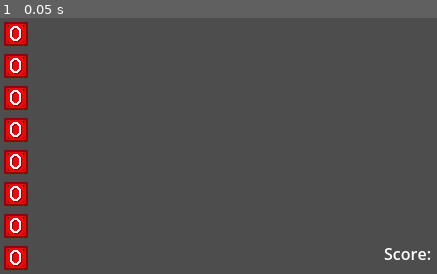
Above: before the commit, frame 1.
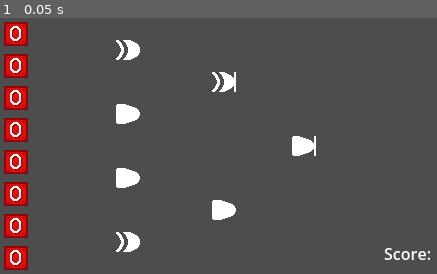
Above: after the commit, the same moment.

Repository: AndrewPartin/1-bit-flip
Game: Godot game, scene res://main.tscn
Same seed, same stepped clock (60 frames per second), same inputs: the game is played once before the commit and once after it.
Inputs:
- Up to frame 1 (0.05 s): no input

The runs differ from the first frame. In frame 1, 2.2% of the frame differs, in the area x 26-73%, y 8-92%.

Commit message:
i makea da gates

Diff:
--- a/buttons.gd
+++ b/buttons.gd
@@ -4,7 +4,6 @@
 # Called when the node enters the scene tree for the first time.
 func _ready() -> void:
 	pass # Replace with function body.
-
 
 # Called every frame. 'delta' is the elapsed time since the previous frame.
 @warning_ignore("unused_parameter")
--- /dev/null
+++ b/gate.gd
@@ -0,0 +1,54 @@
+extends Sprite2D
+
+const TYPES = ["and", "nand", "or", "nor", "xor", "xnor"]
+const TRUE_SHIT = {
+	"and":	[[true, true]],
+	"nand": [[false, false],[true, false],[false, true]],
+	"or":	[[true, false],[false, true],[true, true]],
+	"nor":	[[false, false]],
+	"xor":	[[true, false],[false,true]],
+	"xnor": [[false, false],[true,true]]
+}
+
+@onready var and_gate: Texture2D = load("res://and.png")
+@onready var nand_gate: Texture2D = load("res://nand.png")
+@onready var or_gate: Texture2D = load("res://or.png")
+@onready var nor_gate: Texture2D = load("res://nor.png")
+@onready var xor_gate: Texture2D = load("res://xor.png")
+@onready var xnor_gate: Texture2D = load("res://xnor.png")
+
+@export var type: String
+
+# Called when the node enters the scene tree for the first time.
+func _ready() -> void:
+	new_gate()
+
+# Called every frame. 'delta' is the elapsed time since the previous frame.
+func _process(delta: float) -> void:
+	pass
+	randi() % 3 == 0
+
+func new_gate() -> void:
+	type = TYPES[randi() % TYPES.size()]
+	set("texture", load("res://" + type + ".png"))
+
+func get_inputs(out: bool) -> Array:
+	var somerealrealrealshit: Array = TRUE_SHIT[type]
+	return somerealrealrealshit[randi() % somerealrealrealshit.size()]
+
+func get_output(in1: bool, in2: bool) -> bool:
+	if type == "and":
+		return in1 and in2
+	elif type == "nand":
+		return !(in1 and in2)
+	elif type == "or":
+		return in1 or in2
+	elif type == "nor":
+		return !(in1 or in2)
+	elif type == "xor":
+		return in1 != in2
+	elif type == "xnor":
+		return in1 == in2
+	else:
+		push_error("THIS BROKeN BROkEN BRoKEN FIX FIX FIX NOW NOW NOW")
+		return false
--- /dev/null
+++ b/gate.tscn
@@ -0,0 +1,8 @@
+[gd_scene load_steps=3 format=3 uid="uid://bee2yvpjn5r4a"]
+
+[ext_resource type="Texture2D" uid="uid://d0jcdrji75a5d" path="res://and.png" id="1_osvsj"]
+[ext_resource type="Script" path="res://gate.gd" id="2_ftwan"]
+
+[node name="gate" type="Sprite2D"]
+texture = ExtResource("1_osvsj")
+script = ExtResource("2_ftwan")
--- a/main.tscn
+++ b/main.tscn
@@ -1,7 +1,8 @@
-[gd_scene load_steps=3 format=3 uid="uid://cs4k2cy3rmlks"]
+[gd_scene load_steps=4 format=3 uid="uid://cs4k2cy3rmlks"]
 
 [ext_resource type="Script" path="res://buttons.gd" id="1_cmsnd"]
 [ext_resource type="PackedScene" uid="uid://btrtlrb04j6wk" path="res://button.tscn" id="2_gq02p"]
+[ext_resource type="PackedScene" uid="uid://bee2yvpjn5r4a" path="res://gate.tscn" id="3_ii7i5"]
 
 [node name="main" type="Node2D"]
 
@@ -32,9 +33,32 @@
 [node name="8" parent="buttons" instance=ExtResource("2_gq02p")]
 position = Vector2(16, 240)
 
-[node name="RichTextLabel" type="RichTextLabel" parent="."]
+[node name="score" type="RichTextLabel" parent="."]
 offset_left = 384.0
 offset_top = 224.0
 offset_right = 448.0
 offset_bottom = 256.0
 text = "Score:"
+
+[node name="gates" type="Node2D" parent="."]
+
+[node name="1" parent="gates" instance=ExtResource("3_ii7i5")]
+position = Vector2(128, 32)
+
+[node name="2" parent="gates" instance=ExtResource("3_ii7i5")]
+position = Vector2(128, 96)
+
+[node name="3" parent="gates" instance=ExtResource("3_ii7i5")]
+position = Vector2(128, 160)
+
+[node name="4" parent="gates" instance=ExtResource("3_ii7i5")]
+position = Vector2(128, 224)
+
+[node name="5" parent="gates" instance=ExtResource("3_ii7i5")]
+position = Vector2(224, 64)
+
+[node name="6" parent="gates" instance=ExtResource("3_ii7i5")]
+position = Vector2(224, 192)
+
+[node name="7" parent="gates" instance=ExtResource("3_ii7i5")]
+position = Vector2(304, 128)
Binary file added: and.png
Not shown, added: and.png.import
Binary file added: nand.png
Not shown, added: nand.png.import
Binary file added: nor.png
Not shown, added: nor.png.import
Binary file added: not.png
Not shown, added: not.png.import
Binary file added: or.png
Not shown, added: or.png.import
Binary file added: xnor.png
Not shown, added: xnor.png.import
(and 2 more such lines)
